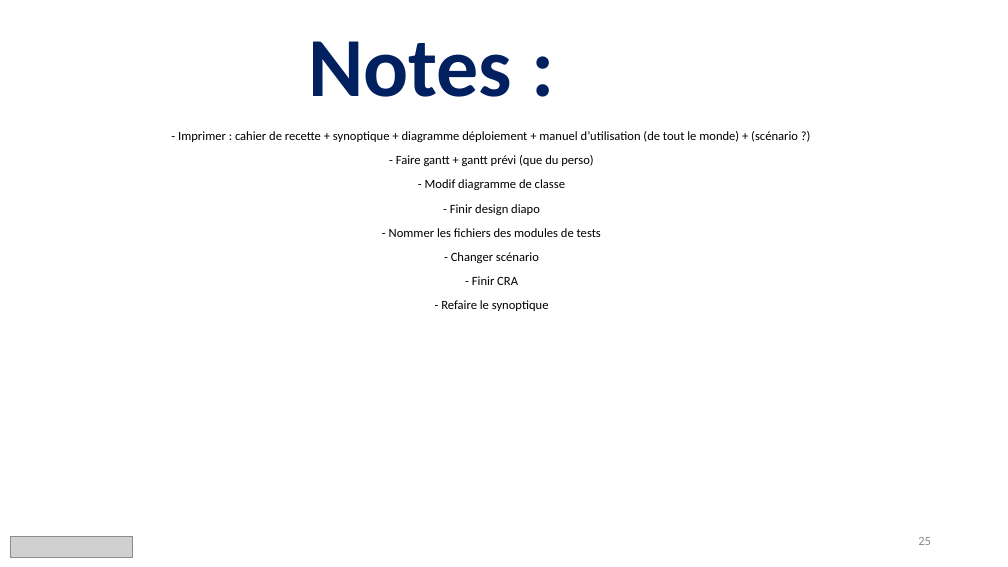
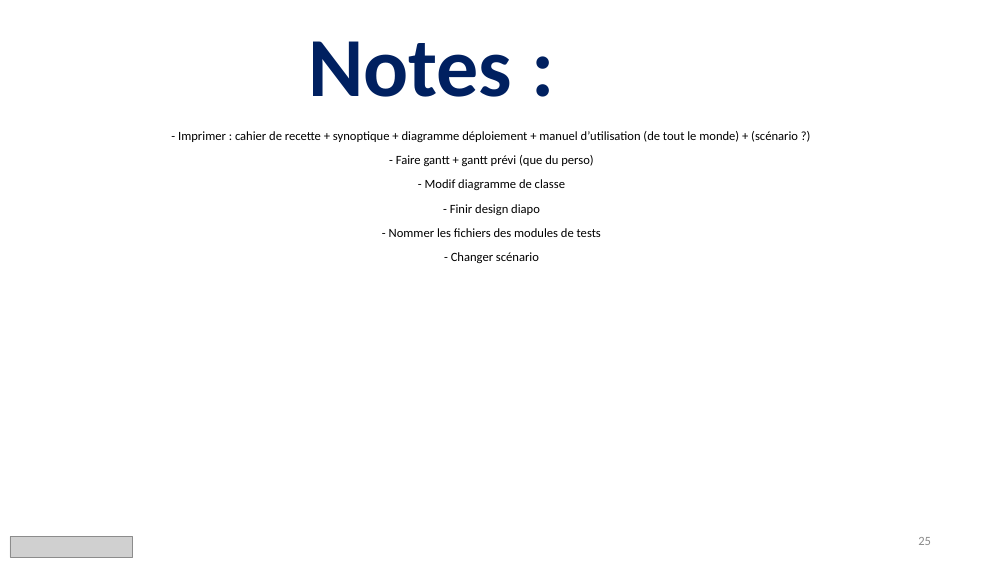
Before and after one commit to LeducJean/ProjetDMX, a slide deck: slide 25 of documentation/Diapo projetDMX.pptx. Drawn at 1008x567 pixels with LibreOffice and Linux fonts; fonts in the diff are those of the drawing; grey boxes stand for pictures. Boxes give left, top, right and bottom in pixels: in the first picture for what was removed or moved away, otherwise in the second. Text is boxed around its words. In the diff, an @@ line names an element or a change of style, - is before the commit and + after.

```diff
--- a/documentation/Diapo projetDMX.pptx
+++ b/documentation/Diapo projetDMX.pptx
@@ subtitle at <box>441,276,549,311</box>: paragraphs removed @@
-- Finir CRA
-- Refaire le synoptique
```
Also in this commit, not shown: 1 other slide changed, 1 slide added, 1 slide removed, 10 other files.
